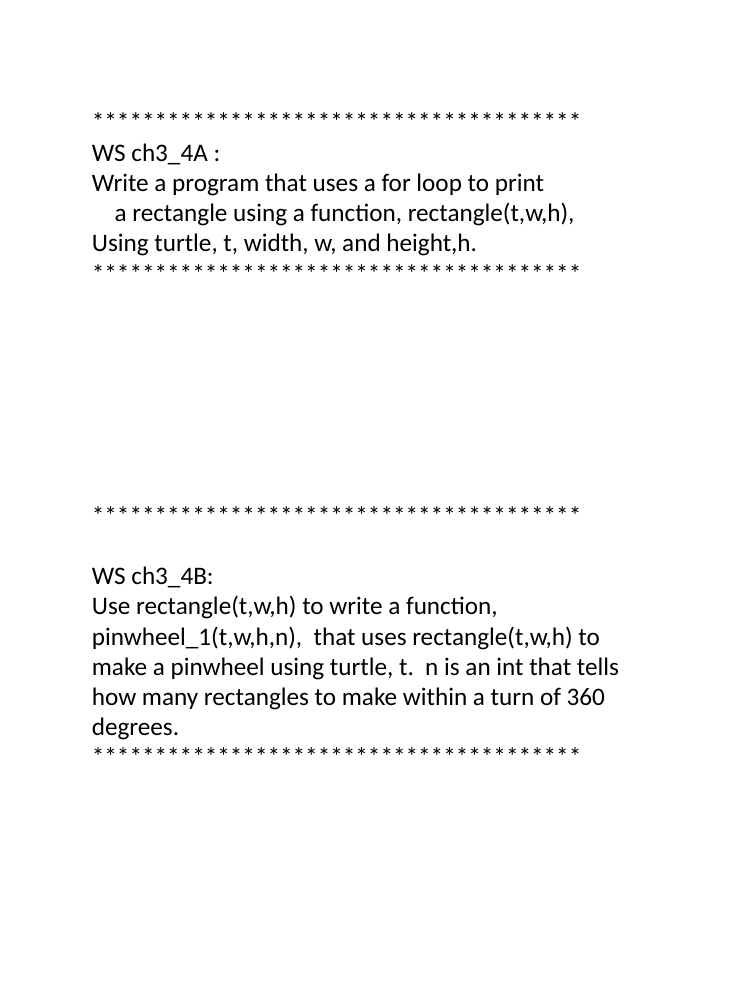
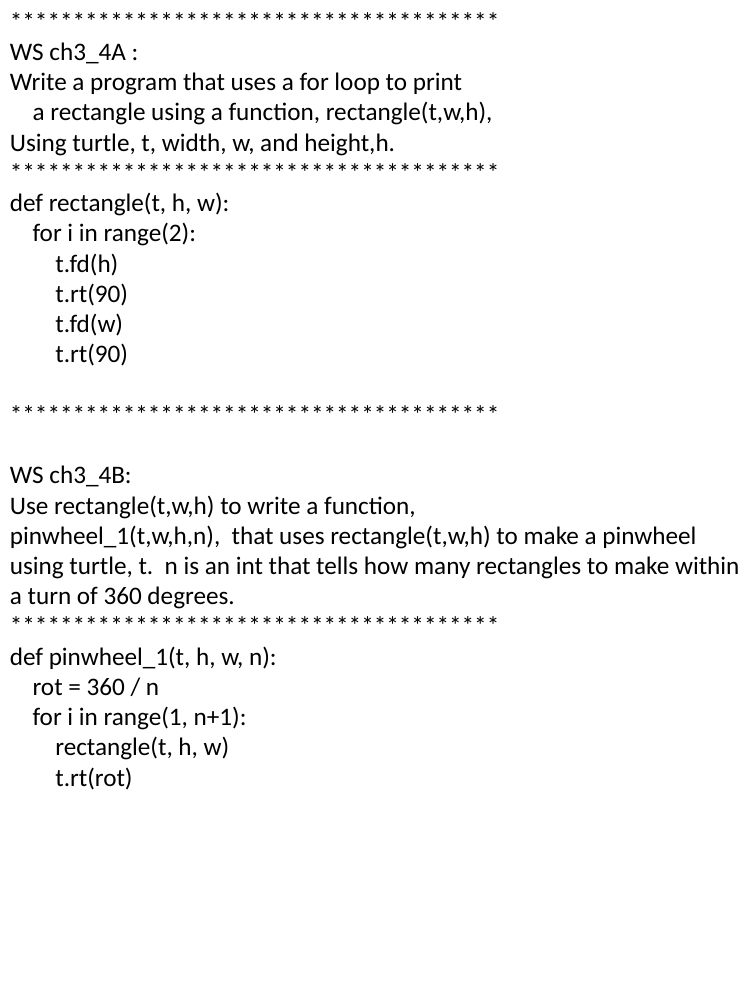
Before and after one commit to Lor3nzoMartinez/Python, a slide deck: slide 19 of Homework/ch 3 turtles.pptx (slide 18 before the commit). Drawn at 756x1008 pixels with LibreOffice and Linux fonts; fonts in the diff are those of the drawing. Boxes give left, top, right and bottom in pixels: in the first picture for what was removed or moved away, otherwise in the second. Text is boxed around its words. In the diff, an @@ line names an element or a change of style, - is before the commit and + after.

```diff
--- a/Homework/ch 3 turtles.pptx
+++ b/Homework/ch 3 turtles.pptx
@@ text "***************************************": place and size @@
-text "***************************************" at box(92, 143, 619, 740)
+text "***************************************" at box(10, 42, 739, 790)
@@ text at box(10, 192, 229, 366): paragraphs added @@
+def rectangle(t, h, w):
+for i in range(2):
+t.fd(h)
+t.rt(90)
+t.fd(w)
+t.rt(90)
@@ text at box(10, 646, 277, 790): paragraphs added @@
+def pinwheel_1(t, h, w, n):
+rot = 360 / n
+for i in range(1, n+1):
+rectangle(t, h, w)
+t.rt(rot)
```
Also in this commit, not shown: 4 other slides changed, 2 slides added, 1 slide removed, 16 other files.
